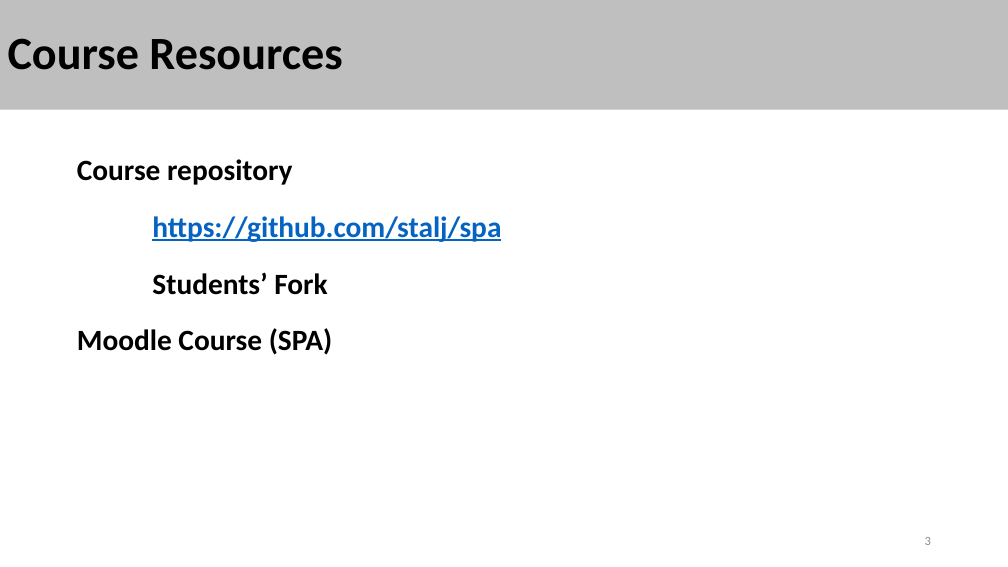
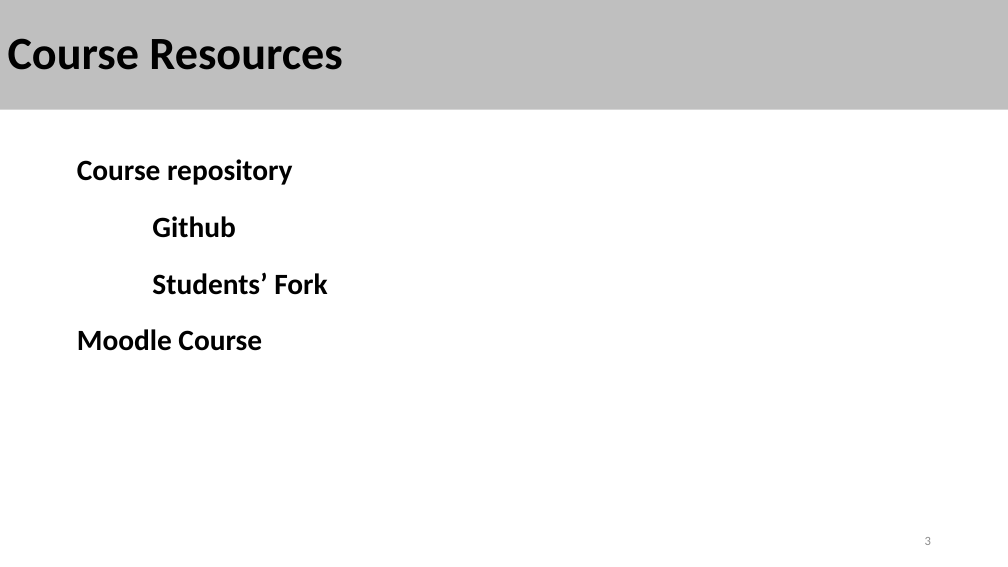
Before and after one commit to wgugulski/spa, a slide deck: slide 3 of 01-CourseIntroduction/CourseIntroduction.pptx. Drawn at 1008x567 pixels with LibreOffice and Linux fonts; fonts in the diff are those of the drawing. Boxes give left, top, right and bottom in pixels: in the first picture for what was removed or moved away, otherwise in the second. Text is boxed around its words. In the diff, an @@ line names an element or a change of style, - is before the commit and + after.

```diff
--- a/01-CourseIntroduction/CourseIntroduction.pptx
+++ b/01-CourseIntroduction/CourseIntroduction.pptx
@@ text at bbox=[152, 216, 235, 238]: text changed; text colour #0563C1 to #000000 @@
-https://github.com/stalj/spa
+Github
@@ text at bbox=[77, 329, 262, 351]: text changed @@
-Moodle Course (SPA)
+Moodle Course
```
Also in this commit, not shown: 1 slide added, 7 other files.
